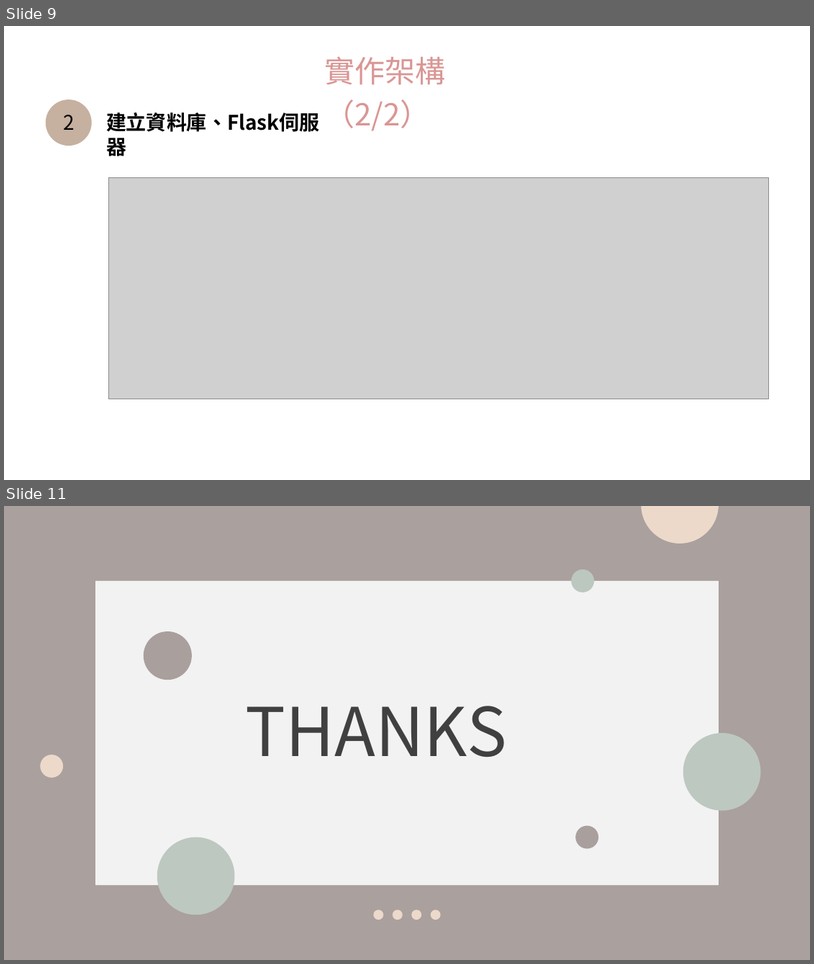
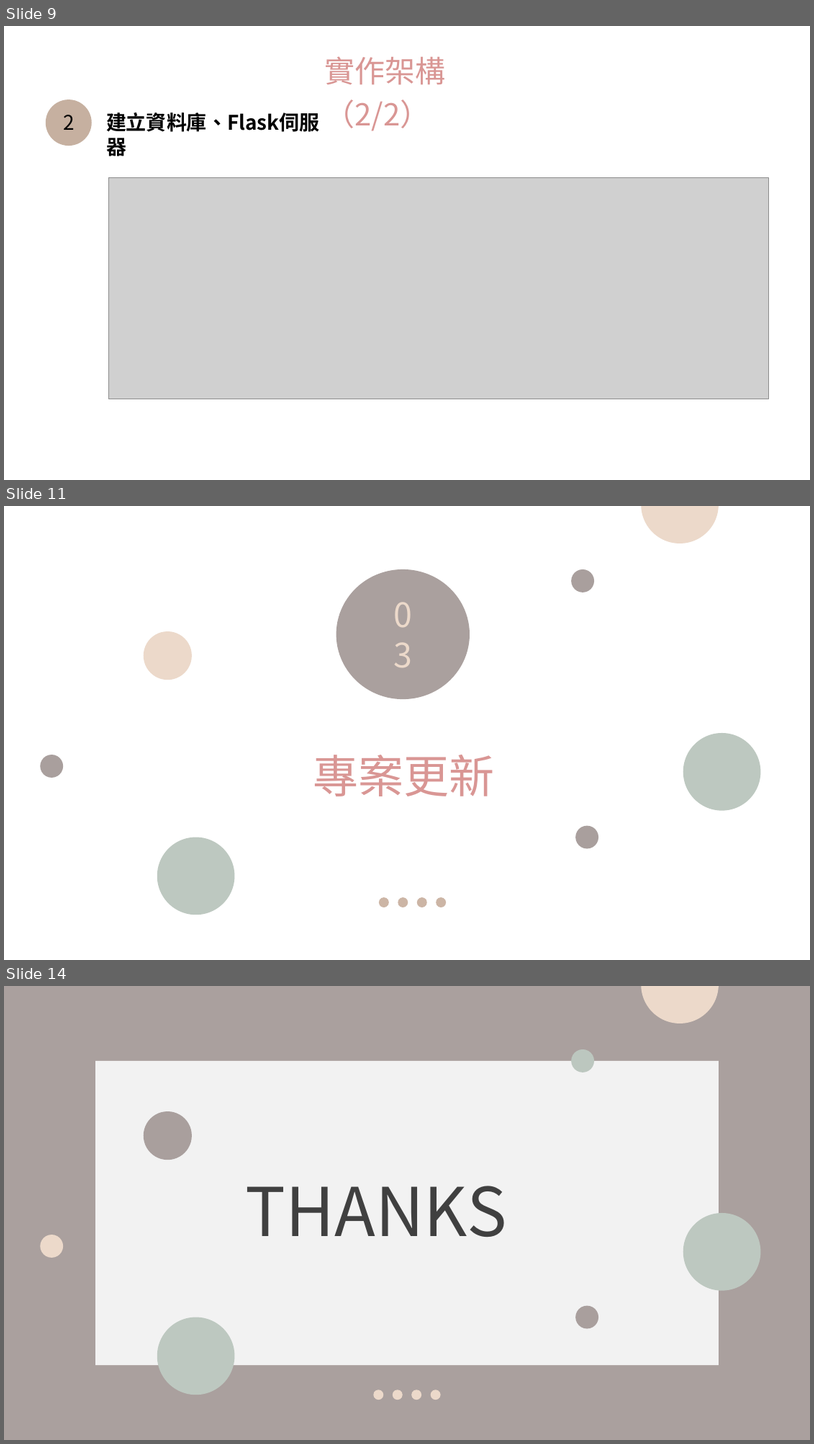
Before and after one commit to cluglin/myfirst, a slide deck: 程式實作.pptx. Shown one above the other, each under a label of ours: slides 9 and 11 before the commit, slides 9, 11 and 14 after it; the slides between them are not shown. The pictures are 814x964 and 814x1444 pixels, drawn with LibreOffice and Linux fonts; fonts in the diff are those of the drawing; grey boxes stand for pictures. Boxes give left, top, right and bottom in pixels: in the first picture for what was removed or moved away, otherwise in the second. Text is boxed around its words. In the diff, an @@ line names an element or a change of style, - is before the commit and + after.

```diff
--- a/程式實作.pptx
+++ b/程式實作.pptx
@@ slide 11 added at (x1=4, y1=506, x2=810, y2=960), background #FFFFFF @@
@@ ellipse added at (x1=642, y1=506, x2=719, y2=543), fill #ECD9CA @@
@@ ellipse added at (x1=337, y1=569, x2=471, y2=700), fill #AAA09E, 40 pt, text #ECD9CA @@
+0
+3
@@ ellipse added at (x1=571, y1=569, x2=594, y2=592), fill #A99F9D @@
@@ ellipse added at (x1=144, y1=631, x2=192, y2=680), fill #ECD9CA @@
@@ ellipse added at (x1=684, y1=733, x2=761, y2=811), fill #BDC8C0 @@
@@ ellipse added at (x1=40, y1=754, x2=63, y2=777), fill #A99F9D @@
@@ text added at (x1=314, y1=754, x2=495, y2=796), 54 pt, text #D99694 @@
+專案更新
@@ ellipse added at (x1=576, y1=826, x2=599, y2=849), fill #A99F9D @@
@@ ellipse added at (x1=157, y1=837, x2=234, y2=914), fill #BDC8C0 @@
@@ group added at (x1=379, y1=898, x2=447, y2=908): 4 ellipses @@
@@ what was slide 11 is now slide 14 @@
```
Also in this commit, not shown: 2 slides changed, 2 other slides added, 2 other files.
